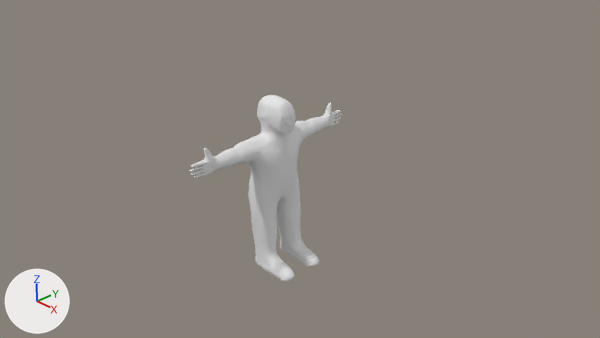
The Blender file modles/characterA-rigged.blend, before and after one commit.
The view is the same before and after, from the file's camera 'Camera'. Every picture has the same lights, and +X, +Y and +Z are marked at lower left.
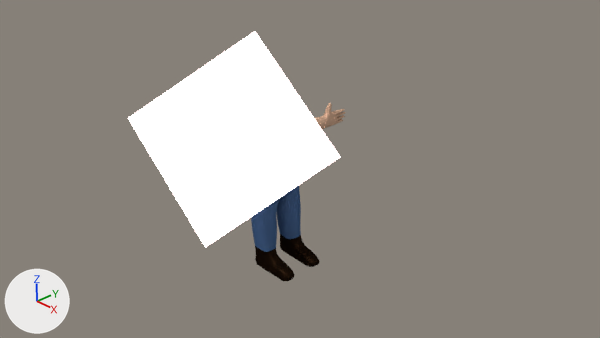
Location of each change, [x1, y1, x2, y2] in pixels of the pictures (600 x 338 px; the box of a moved part takes in the faces that stretch with it):
'Plane.001', added
    after: [128, 31, 340, 248]
'Cube', reshaped, modifiers changed
    before: [189, 95, 342, 281]
    after: [251, 103, 346, 281]
part 1 of me_cube, built on
    before: [250, 95, 298, 199]
    after: [251, 195, 294, 281]
part 2 of me_cube, moved or reshaped
    before: [189, 104, 342, 178]
    after: [319, 104, 346, 128]
part 3 of me_cube, recoloured
    before: [204, 103, 331, 170]
    after: [315, 103, 331, 130]
part 4 of me_cube, recoloured
    before: [238, 121, 308, 199]
part 5 of me_cube, recoloured (grey to blue)
    before: [248, 185, 301, 252]
    after: [276, 185, 301, 239]
part 6 of me_cube, recoloured
    before: [255, 234, 319, 281]
    after: [280, 234, 319, 267]

Patch to the scene script:
```diff
--- a/modles/characterA-rigged.blend.py
+++ b/modles/characterA-rigged.blend.py
@@ mat_skin @@
+mat_skin = bpy.data.materials.new('skin')
+# uses the picture img_skin_png
@@ mat_white_cloth @@
+mat_white_cloth = bpy.data.materials.new('white cloth')
+# uses the picture img_gray_fabric_png
+# uses the picture img_white_fabric_png
@@ mat_eye_ball_base @@
+mat_eye_ball_base = bpy.data.materials.new('eye ball base')
+# nodes: BsdfAnisotropic, BsdfDiffuse, MixShader, OutputMaterial
+# colours: white #ffffff
@@ mat_iris @@
+mat_iris = bpy.data.materials.new('iris')
+# uses the picture img_iris_png
@@ mat_cornea @@
+mat_cornea = bpy.data.materials.new('cornea')
+mat_cornea.use_nodes = True; mat_cornea.node_tree.nodes.clear()
+_N = mat_cornea.node_tree.nodes; _L = mat_cornea.node_tree.links
+n0 = _N.new('ShaderNodeOutputMaterial'); n0.name = 'Material Output'
+n1 = _N.new('ShaderNodeBsdfGlass'); n1.name = 'Glass BSDF'
+n1.distribution = 'BECKMANN'
+n1.inputs[0].default_value = (0.8, 0.8, 0.8, 1.0)  # 'Color', white #e7e7e7
+n1.inputs[2].default_value = 1.45  # 'IOR'
+_L.new(n1.outputs[0], n0.inputs[0])  # 'BSDF' to 'Surface'
@@ mat_leather @@
+mat_leather = bpy.data.materials.new('leather')
+# uses the picture img_leather_png
@@ mat_denim @@
+mat_denim = bpy.data.materials.new('denim')
+# uses the picture img_denim_png
@@ me_cube @@
 # used by ob_cube; location = (0.0, 0.0, 0.5); scale = (0.5, 0.5, 0.5)
-me_cube.from_pydata(...)  # 5194 vertices, 5193 faces; spans x -0.84..1.19, y -0.01..3.33, z -3.82..2.41
+me_cube.from_pydata(...)  # 10309 vertices, 10162 faces; spans x -0.84..1.19, y -3.53..3.53, z -3.82..2.41
+# me_cube part 1: 11 vertices moved within x -0.8..0.2, y 0.03..0.47, z 0.76..1.94; 1850 vertices removed from x -0.82..0.61, y -0.01..0.81, z -1.44..2.41; 6069 vertices added at x -0.84..1.19, y -3.53..0.81, z -3.82..2.41
+# me_cube part 2: 10 vertices moved within x -0.41..-0.21, y 2.66..3.18, z 0.64..1.24; 1057 vertices removed from x -0.51..-0.09, y 2.16..3.33, z 0.49..1.35; 1057 vertices added at x -0.51..-0.11, y 2.16..3.53, z 0.51..1.34
+# me_cube part 3: 329 faces spanning x -0.8..0.0, y 0.03..2.77, z 0.42..1.65 switch from mat_material (white #e7e7e7) to mat_skin
+# me_cube part 4: 470 faces spanning x -0.84..0.33, y 0.0..1.42, z -0.99..1.13 switch from mat_material (white #e7e7e7) to mat_white_cloth
+# me_cube part 5: 390 faces spanning x -0.84..0.22, y 0.0..0.96, z -3.07..-0.89 switch from mat_material (white #e7e7e7) to mat_denim
+# me_cube part 6: 416 faces spanning x -0.61..1.19, y 0.27..0.91, z -3.82..-3.0 switch from mat_material (white #e7e7e7) to mat_leather
+me_cube.materials.append(mat_cornea)
+me_cube.materials.append(mat_iris)
+me_cube.materials.append(mat_eye_ball_base)
+me_cube.materials.append(mat_pupil)  # black #000000
@@ me_plane_001 @@
+me_plane_001.from_pydata([(1.0, -1.0, 0.0), (-1.0, -1.0, 0.0), (1.0, 1.0, 0.0), (-1.0, 1.0, 0.0)], [], [(1, 0, 2, 3)])
+me_plane_001.materials.append(mat_light)  # white #e7d3d4
@@ ob_cube @@
 ob_cube.scale = (0.5, 0.5, 0.5)
-_m = ob_cube.modifiers.new('Mirror', 'MIRROR')
-_m.use_axis = (False, True, False)
@@ ob_plane_001 @@
+ob_plane_001 = bpy.data.objects.new('Plane.001', me_plane_001)
+ob_plane_001.location = (1.36, -1.98, 2.04)
+ob_plane_001.rotation_euler = (0.72, 0.69, 0.0)  # degrees (41, 40, 0)
```
